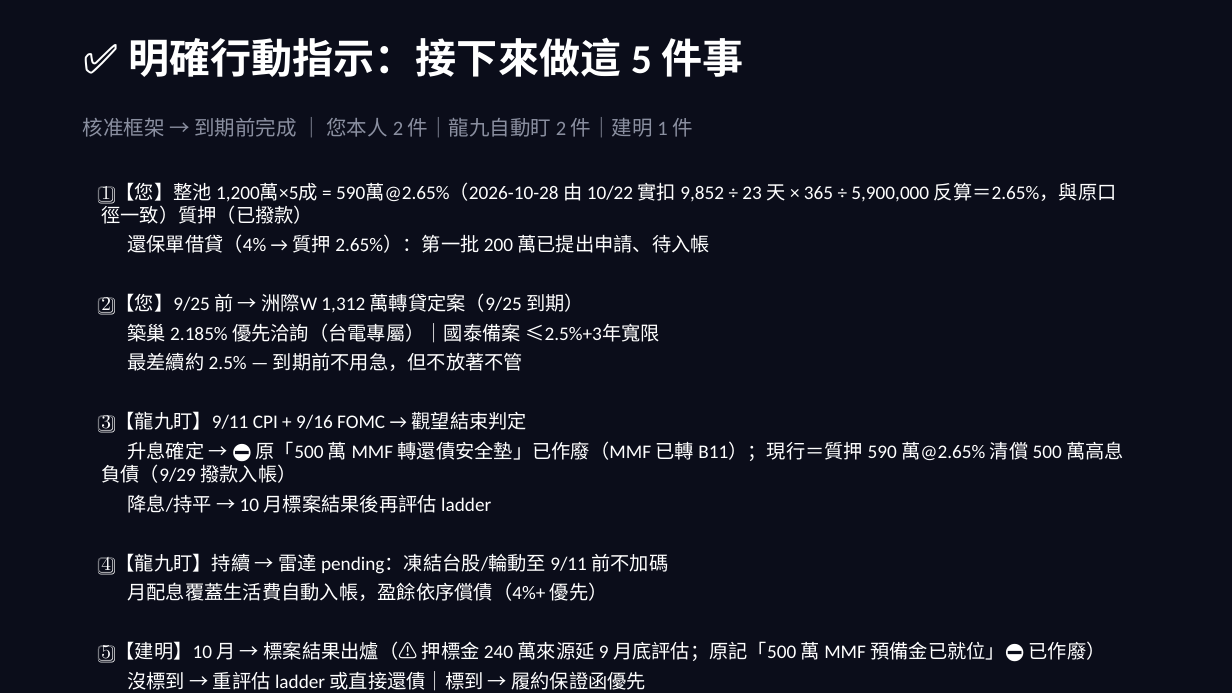
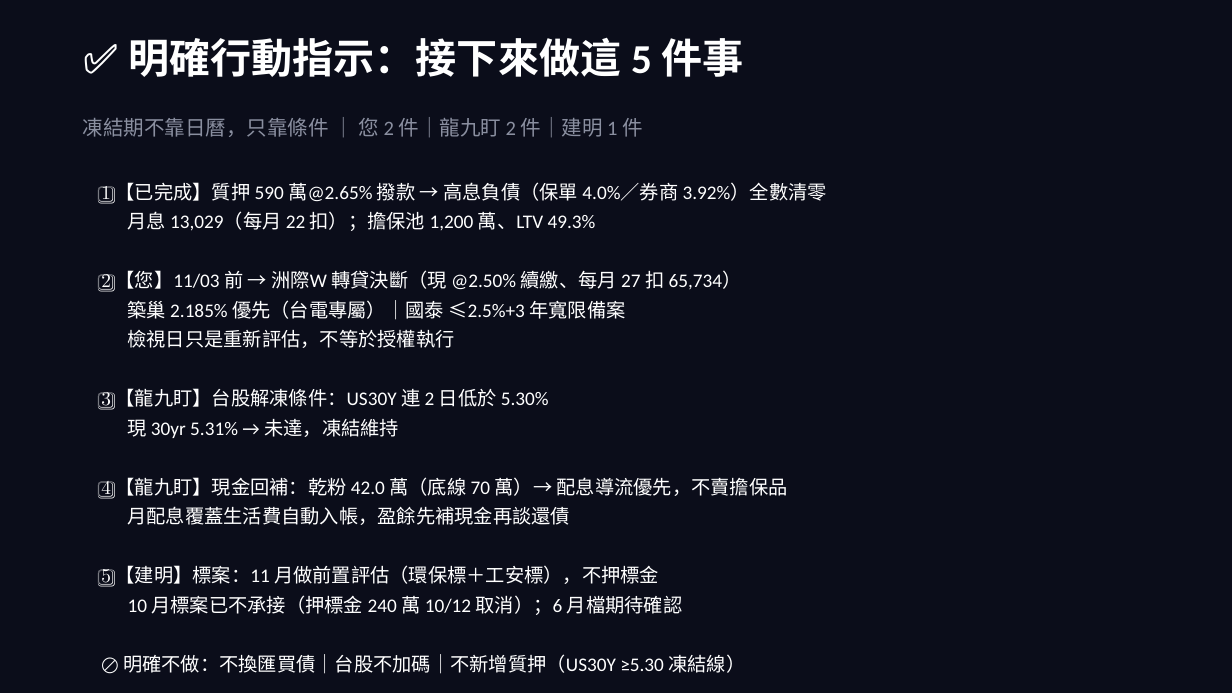
Before and after one commit to b0988321088/longjiu-dashboard-2, a slide deck: slide 10 of grand_pivot_deck.pptx. Drawn at 1232x693 pixels with LibreOffice and Linux fonts; fonts in the diff are those of the drawing. Boxes give left, top, right and bottom in pixels: in the first picture for what was removed or moved away, otherwise in the second. Text is boxed around its words. In the diff, an @@ line names an element or a change of style, - is before the commit and + after.

Commit message:
publish(deck): 大轉向簡報自動發布（週日 17:00）

```diff
--- a/grand_pivot_deck.pptx
+++ b/grand_pivot_deck.pptx
@@ text at (83, 117, 643, 138): text changed @@
-核准框架 → 到期前完成 ｜ 您本人 2 件｜龍九自動盯 2 件｜建明 1 件
+凍結期不靠日曆，只靠條件 ｜ 您 2 件｜龍九盯 2 件｜建明 1 件
@@ text at (101, 182, 827, 615): text changed @@
-1️⃣ 【您】整池 1,200萬×5成 = 590萬@2.65%（2026-10-28 由 10/22 實扣 9,852 ÷ 23 天 × 365 ÷ 5,900,000 反算＝2.65%，與原口徑一致）質押（已撥款）
-還保單借貸（4% → 質押 2.65%）：第一批 200 萬已提出申請、待入帳
-2️⃣ 【您】9/25 前 → 洲際W 1,312 萬轉貸定案（9/25 到期）
-築巢 2.185% 優先洽詢（台電專屬）｜國泰備案 ≤2.5%+3年寬限
-最差續約 2.5% — 到期前不用急，但不放著不管
-3️⃣ 【龍九盯】9/11 CPI + 9/16 FOMC → 觀望結束判定
-升息確定 → ⛔ 原「500 萬 MMF 轉還債安全墊」已作廢（MMF 已轉 B11）；現行＝質押 590 萬@2.65% 清償 500 萬高息負債（9/29 撥款入帳）
-降息/持平 → 10 月標案結果後再評估 ladder
-4️⃣ 【龍九盯】持續 → 雷達 pending：凍結台股/輪動至 9/11 前不加碼
-月配息覆蓋生活費自動入帳，盈餘依序償債（4%+ 優先）
-5️⃣ 【建明】10 月 → 標案結果出爐（⚠️ 押標金 240 萬來源延 9 月底評估；原記「500 萬 MMF 預備金已就位」⛔ 已作廢）
-沒標到 → 重評估 ladder 或直接還債｜標到 → 履約保證函優先
+1️⃣ 【已完成】質押 590 萬@2.65% 撥款 → 高息負債（保單 4.0%／券商 3.92%）全數清零
+月息 13,029（每月 22 扣）；擔保池 1,200 萬、LTV 49.3%
+2️⃣ 【您】11/03 前 → 洲際W 轉貸決斷（現 @2.50% 續繳、每月 27 扣 65,734）
+築巢 2.185% 優先（台電專屬）｜國泰 ≤2.5%+3 年寬限備案
+檢視日只是重新評估，不等於授權執行
+3️⃣ 【龍九盯】台股解凍條件：US30Y 連 2 日低於 5.30%
+現 30yr 5.31% → 未達，凍結維持
+4️⃣ 【龍九盯】現金回補：乾粉 42.0 萬（底線 70 萬）→ 配息導流優先，不賣擔保品
+月配息覆蓋生活費自動入帳，盈餘先補現金再談還債
+5️⃣ 【建明】標案：11 月做前置評估（環保標＋工安標），不押標金
+10 月標案已不承接（押標金 240 萬 10/12 取消）；6 月檔期待確認
```
Also in this commit, not shown: 10 other slides changed, 1 other file.
